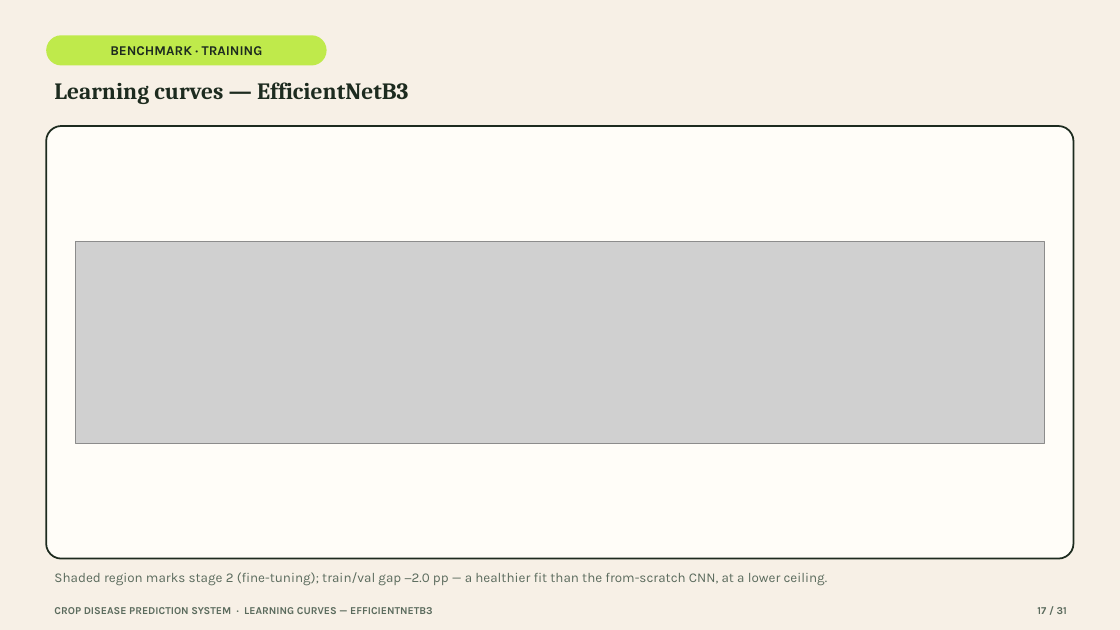
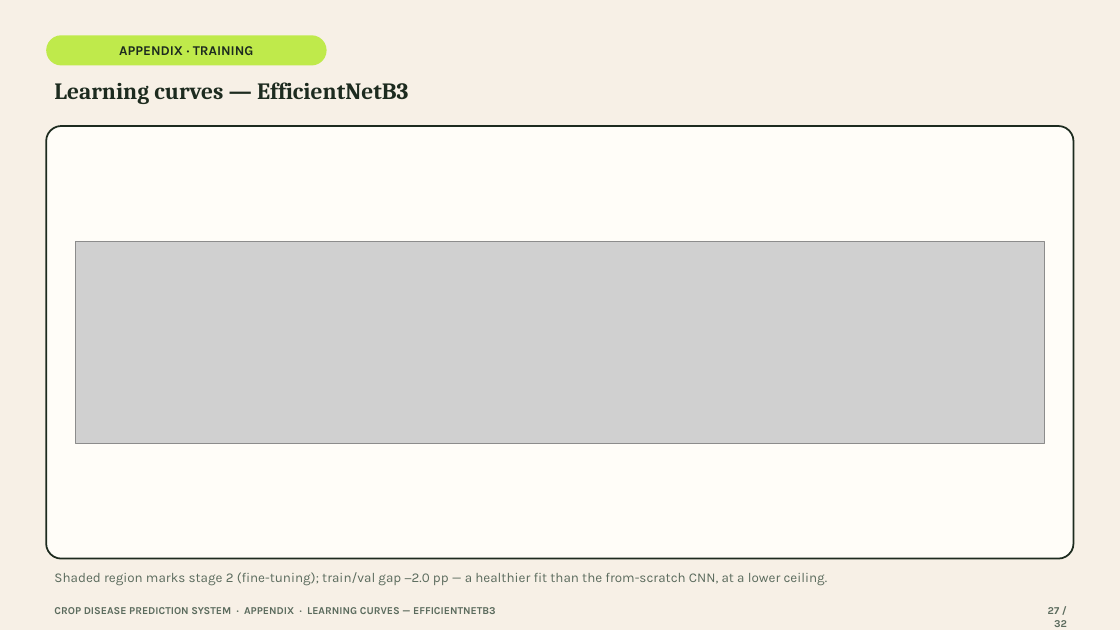
Before and after one commit to devSaksham/crop-disease-detection, a slide deck: slide 27 of presentation/Crop_Disease_Prediction_System.pptx (slide 17 before the commit). Drawn at 1120x630 pixels with LibreOffice and Linux fonts; fonts in the diff are those of the drawing; grey boxes stand for pictures. Boxes give left, top, right and bottom in pixels: in the first picture for what was removed or moved away, otherwise in the second. Text is boxed around its words. In the diff, an @@ line names an element or a change of style, - is before the commit and + after.

Commit message:
Restructure presentation: drop Grad-CAM, fix benchmark model/class attribution, add literature review, move plots to appendix
- Deleted the Grad-CAM slide entirely per review feedback.
- Corrected wording that implied the benchmark study compared the two
  production architectures (residual CNN / CBAM CNN); it actually compares
  a from-scratch VGG-style CNN vs. EfficientNetB3 transfer learning on a
  15-class, 3-crop subset -- fixed on the "At a Glance" stat card and the
  benchmark methodology slide, which now explicitly distinguishes the two
  studies.
- Added a five-point Literature Review slide (Hughes & Salathe, Mohanty et
  al., He et al., Tan & Le, Singh et al.), sourced from the citations
  already verified in the LaTeX end-term report.
- Trimmed the main flow to 16 concise slides and moved the 15 detailed
  benchmark plots (EDA, learning curves, confusion matrices, ROC/PR,
  calibration, error gallery, full metrics table) after the Thank You
  slide as a labelled appendix, behind a new divider slide.
- Added a benchmark-scope caveat to the Limitations slide and renumbered
  all footers (now NN / 32).

```diff
--- a/presentation/Crop_Disease_Prediction_System.pptx
+++ b/presentation/Crop_Disease_Prediction_System.pptx
@@ text in rounded rectangle at (x1=119, y1=46, x2=254, y2=55): text changed @@
-BENCHMARK · TRAINING
+APPENDIX · TRAINING
@@ text at (x1=54, y1=607, x2=496, y2=614): text changed @@
-CROP DISEASE PREDICTION SYSTEM · LEARNING CURVES — EFFICIENTNETB3
+CROP DISEASE PREDICTION SYSTEM · APPENDIX · LEARNING CURVES — EFFICIENTNETB3
@@ text at (x1=1048, y1=607, x2=1067, y2=627): text changed @@
-17 / 31
+27 / 32
```
Also in this commit, not shown: 29 other slides changed, 2 slides added, 1 slide removed.
